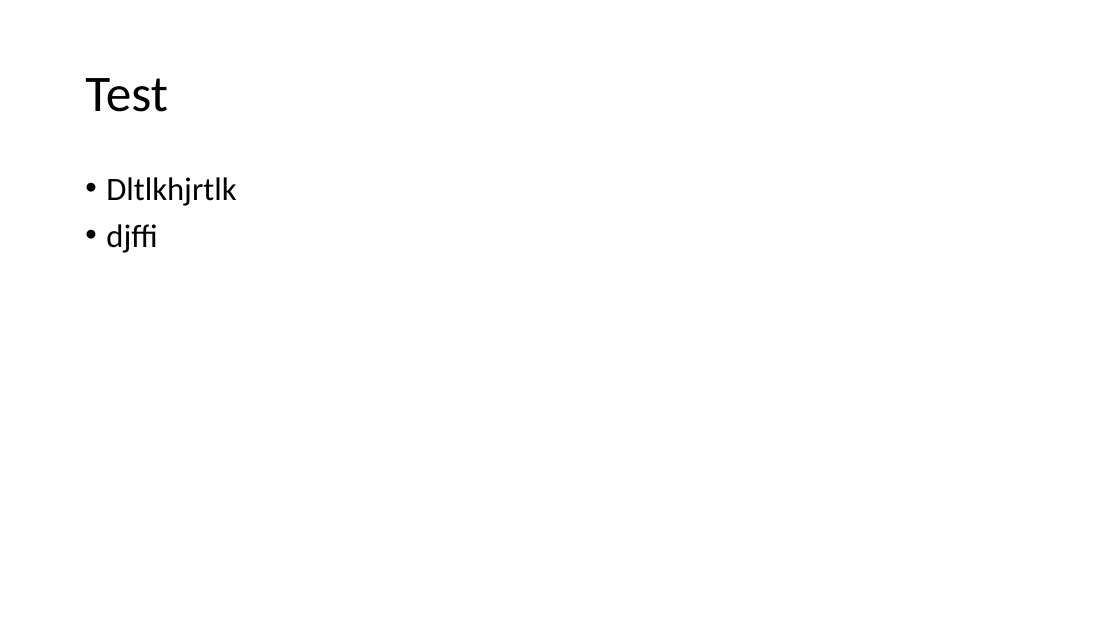
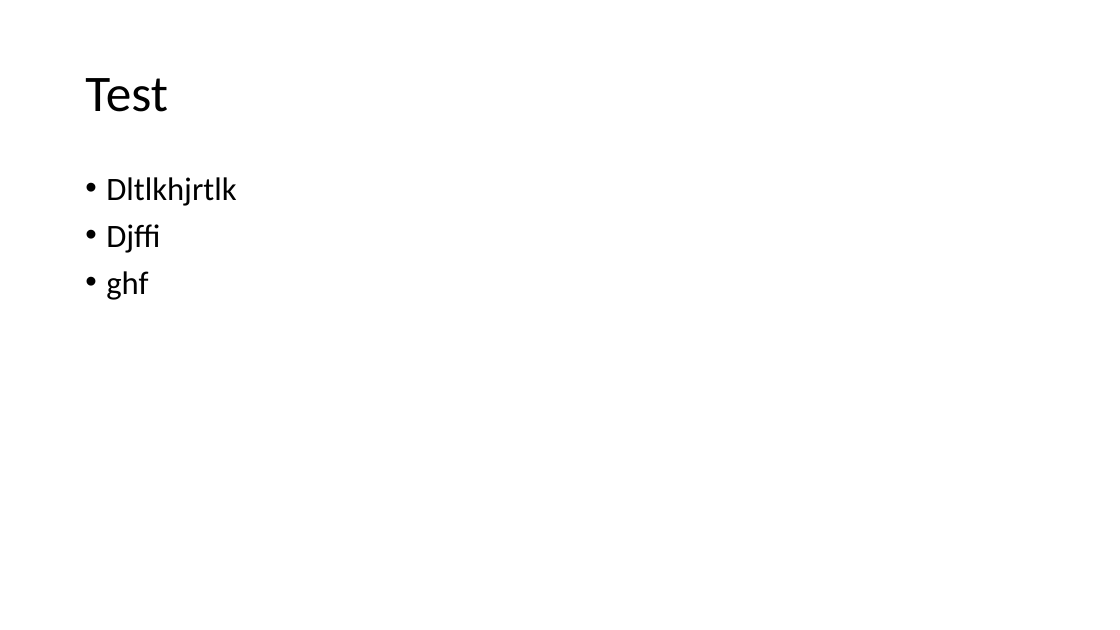
Before and after one commit to jklocke/hello-world, a slide deck: slide 3 of Git Versionsverwaltung.pptx. Drawn at 1120x630 pixels with LibreOffice and Linux fonts; fonts in the diff are those of the drawing. Boxes give left, top, right and bottom in pixels: in the first picture for what was removed or moved away, otherwise in the second. Text is boxed around its words. In the diff, an @@ line names an element or a change of style, - is before the commit and + after.

Commit message:
aenderungen 2

```diff
--- a/Git Versionsverwaltung.pptx
+++ b/Git Versionsverwaltung.pptx
@@ text at [106, 224, 160, 300]: text changed @@
-• djffi
+• Djffi
+• ghf
```
